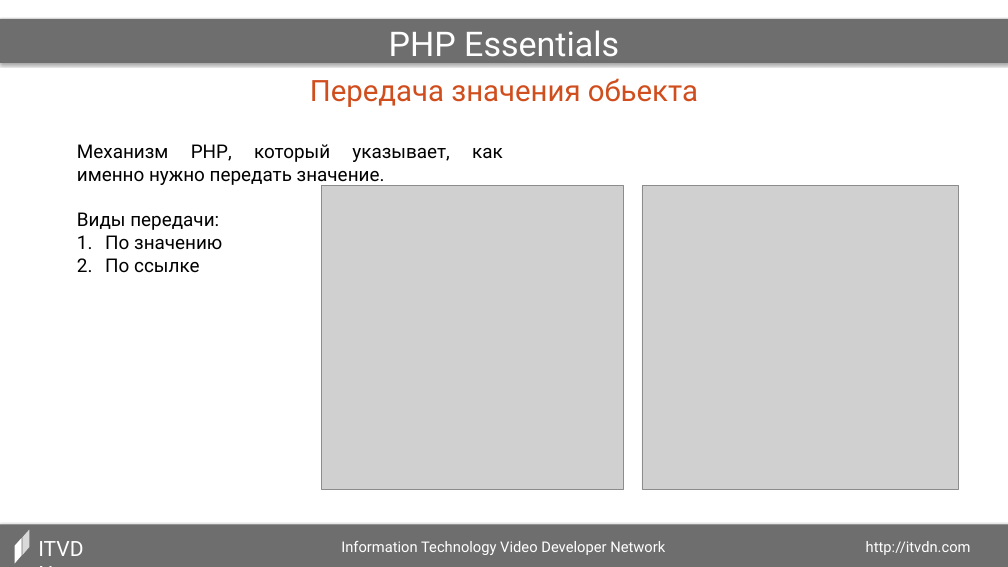
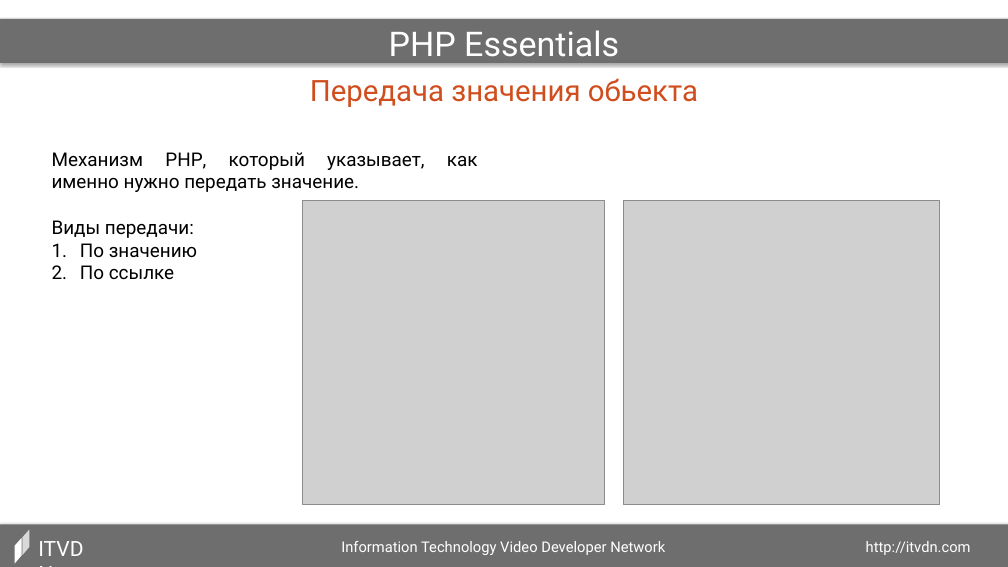
Before and after one commit to dozer111/itvdn, a slide deck: slide 12 of PHP Essentials/002_Контекст вызова. Константы. Статика в PHP ООП/002_Контекст вызова. Константы. Статика в PHP ООП (Презентация).pptx (slide 11 before the commit). Drawn at 1008x567 pixels with LibreOffice and Linux fonts; fonts in the diff are those of the drawing; grey boxes stand for pictures. Boxes give left, top, right and bottom in pixels: in the first picture for what was removed or moved away, otherwise in the second. Text is boxed around its words. In the diff, an @@ line names an element or a change of style, - is before the commit and + after.

```diff
--- a/PHP Essentials/002_Контекст вызова. Константы. Статика в PHP ООП/002_Контекст вызова. Константы. Статика в PHP ООП (Презентация).pptx
+++ b/PHP Essentials/002_Контекст вызова. Константы. Статика в PHP ООП/002_Контекст вызова. Константы. Статика в PHP ООП (Презентация).pptx
@@ text "Механизм PHP, который указывает, как ...": place and size @@
-text "Механизм PHP, который указывает, как ..." at bbox=[77, 144, 449, 272]
+text "Механизм PHP, который указывает, как ..." at bbox=[52, 152, 424, 280]
@@ picture: place and size @@
-picture at bbox=[321, 186, 624, 490]
+picture at bbox=[302, 200, 605, 504]
@@ picture: place and size @@
-picture at bbox=[642, 186, 958, 490]
+picture at bbox=[623, 200, 939, 504]
```
Also in this commit, not shown: 11 other slides changed, 2 slides added, 14 other files.
